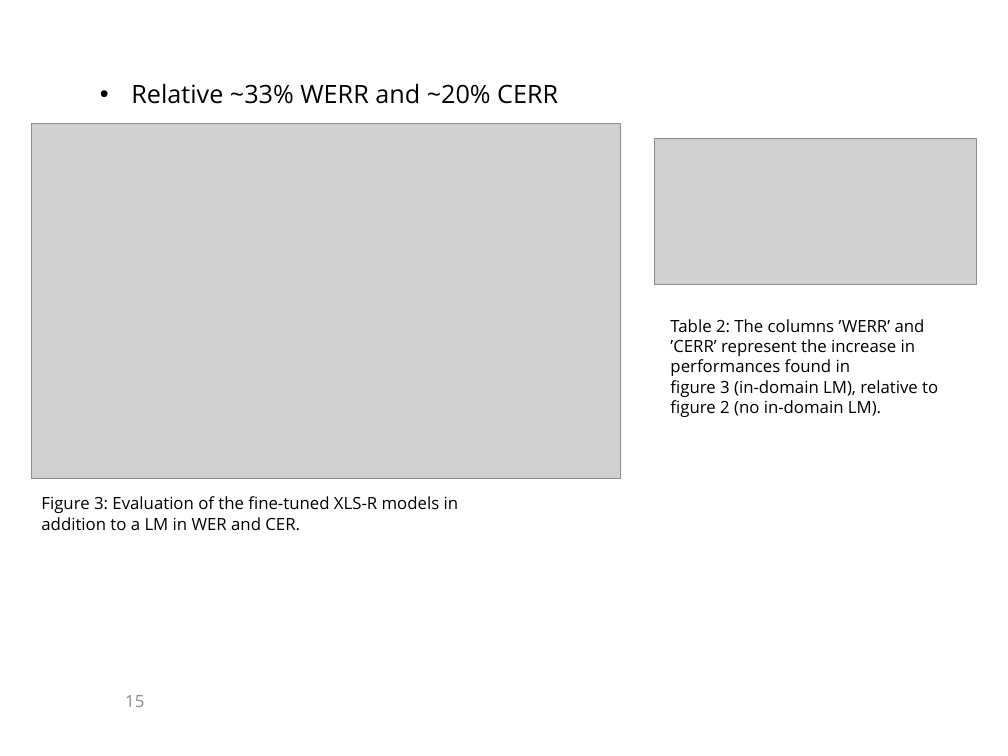
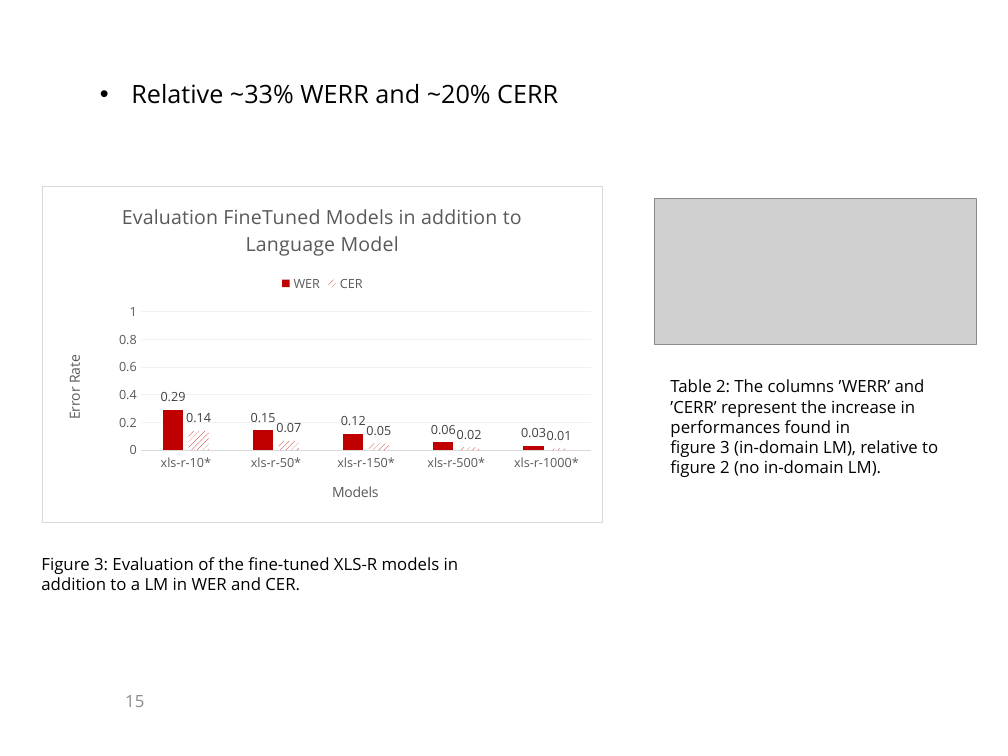
Before and after one commit to KaranChand/ATC, a slide deck: slide 15 of Thesis presentation ATC.pptx. Drawn at 1008x756 pixels with LibreOffice and Linux fonts; fonts in the diff are those of the drawing; grey boxes stand for pictures; background and template pictures are left out. Boxes give left, top, right and bottom in pixels: in the first picture for what was removed or moved away, otherwise in the second. Text is boxed around its words. In the diff, an @@ line names an element or a change of style, - is before the commit and + after.

Commit message:
updated presentation

```diff
--- a/Thesis presentation ATC.pptx
+++ b/Thesis presentation ATC.pptx
@@ picture removed at [31,124,620,479] @@
@@ column chart added at [41,186,603,523] @@
+title "Evaluation FineTuned Models in addition to Language Model"
+categories: xls-r-10*, xls-r-50*, xls-r-150*, xls-r-500*, xls-r-1000*
+WER: 0.29, 0.15, 0.12, 0.06, 0.03
+CER: 0.14, 0.07, 0.05, 0.02, 0.01
@@ 2 texts, 1 picture: place and size @@
-2 texts, 1 picture at [41,138,976,530]
+2 texts, 1 picture at [41,199,976,590]
```
Also in this commit, not shown: 8 other slides changed, 3 other files.
